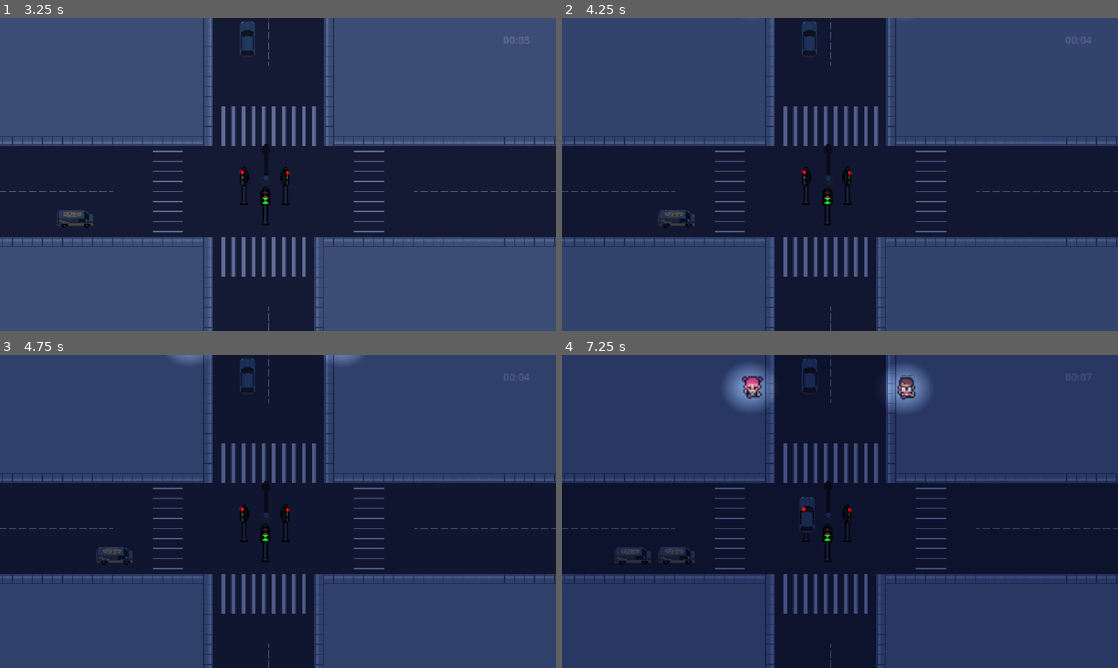
Above: before the commit, frames 1-4 (two rows, left to right).
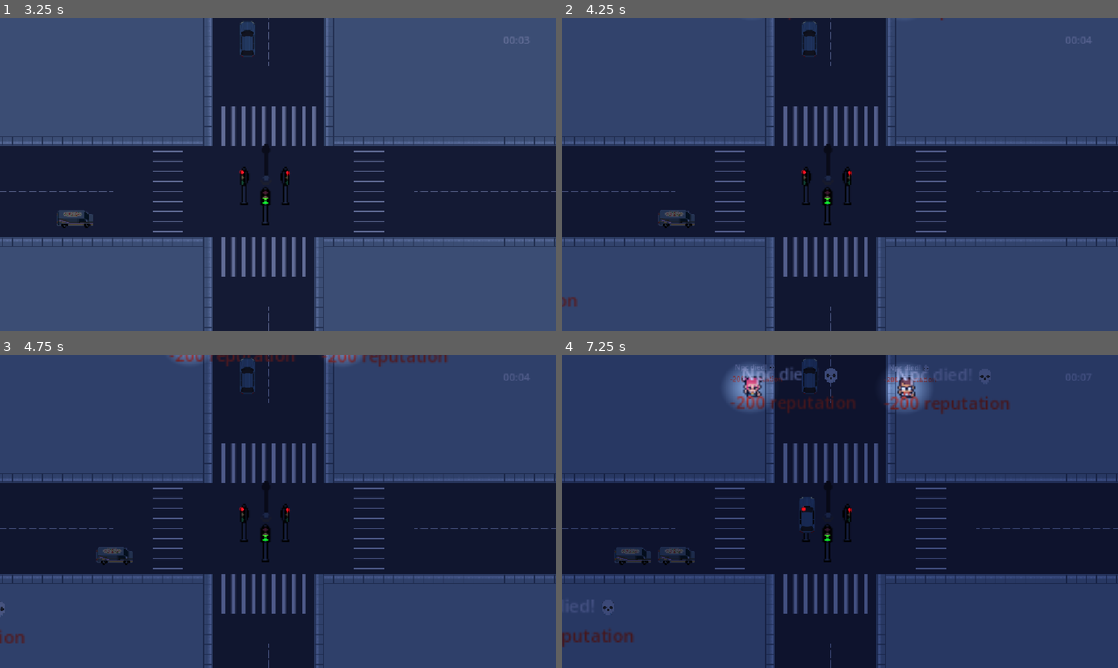
Above: after the commit, the same moments.

Repository: lafgo-fc/game-jam-repoooo
Game: Godot game, scene res://scne/test_one.tscn
The game is run twice, just before and just after one commit, with the same random seed, the same clock (stepped at 60 frames per second) and the same inputs.
Inputs:
- Up to frame 1 (3.25 s): tap Enter (ui_accept) at 0.5, 0.77, 1.25, 1.52, 3.02 s; hold R (traffic control right and left) from 0.53 s (still down)
- Up to frame 2 (4.25 s): keep holding R (traffic control right and left); tap Enter (ui_accept) at 3.77 s
- Up to frame 3 (4.75 s): keep holding R (traffic control right and left); tap Enter (ui_accept) at 4.52 s
- Up to frame 4 (7.25 s): keep holding R (traffic control right and left); tap Enter (ui_accept) at 6.02, 6.77 s

Frame 1 is identical in both runs. In frame 2, less than 0.1% of the frame differs, in the area x 0-69%, y 0-93%; in frame 3, 0.6%; in frame 4, 1.7%, in the area x 0-81%, y 3-94%.
Error after the commit: Attempt to call function 'hide' in base 'null instance' on a null instance. (res://scne/pedestians.gd:457)

Commit message:
changes in label logic

Diff:
--- a/control.gd
+++ b/control.gd
@@ -3,8 +3,7 @@
 
 # Called when the node enters the scene tree for the first time.
 func _ready() -> void:
-	scale = Vector2(0.7,0.7)
-	modulate.a = 0.0
+	pass
 
 
 # Called every frame. 'delta' is the elapsed time since the previous frame.
--- a/scne/pedestians.gd
+++ b/scne/pedestians.gd
@@ -43,6 +43,7 @@
 var avoid_time : float = 0.0
 
 var reached_pt : Marker2D
+var collided_npc : Node2D = null
 
 
 # constants
@@ -393,6 +394,7 @@
 	if body != self and body.is_in_group("npc"):
 
 		other_npc = body
+		collided_npc = body
 
 		different_directional_npc = false
 
@@ -415,8 +417,12 @@
 
 			other_npc = null
 			different_directional_npc = false
+
 			avoiding = false
 			avoid_time = 0.0
+	if body == collided_npc:
+		collided_npc = null
+		death_label.hide()
 
 
 # --------------------------------
@@ -442,9 +448,10 @@
 
 # func to perform npc collision things
 func npc_collision():
-	if GameData.npc_collided:
+	if collided_npc != null:
+		GameData.reputation -= 100
 		print("npc collided")
-		GameData.reputation = GameData.reputation - 200
 		death_label.show()
+		death_label.global_position = collided_npc.global_position
 	else:
 		death_label.hide()
--- a/scne/pedestians.tscn
+++ b/scne/pedestians.tscn
@@ -1638,54 +1638,89 @@
 animation = &"top"
 frame_progress = 0.47326368
 
+[node name="Control" parent="npc 1" unique_id=1635713520 instance=ExtResource("8_yt22a")]
+offset_left = -13.499998
+offset_top = -14.390976
+offset_right = 26.500002
+offset_bottom = 25.609024
+scale = Vector2(0.7, 0.7)
+
 [node name="npc 2" type="AnimatedSprite2D" parent="." unique_id=1958349776]
 position = Vector2(0.25000072, -5.2500005)
 scale = Vector2(2.34375, 2.40625)
 sprite_frames = SubResource("SpriteFrames_454ae")
 animation = &"idle top"
 
-[node name="npc 3" type="AnimatedSprite2D" parent="." unique_id=1103112919]
-scale = Vector2(2.5, 2.5)
-sprite_frames = SubResource("SpriteFrames_xnp0m")
-animation = &"idle front"
-
-[node name="npc 4" type="AnimatedSprite2D" parent="." unique_id=518088500]
-scale = Vector2(2.5, 2.5)
-sprite_frames = SubResource("SpriteFrames_xi4lh")
-animation = &"idle top"
-
-[node name="npc 5" type="AnimatedSprite2D" parent="." unique_id=1794136208]
-scale = Vector2(2.4, 2.4)
-sprite_frames = SubResource("SpriteFrames_wmd7k")
-animation = &"idle front"
-
-[node name="npc 6" type="AnimatedSprite2D" parent="." unique_id=1197517645]
-scale = Vector2(2.4, 2.4)
-sprite_frames = SubResource("SpriteFrames_n1mkj")
-animation = &"idle front"
-
-[node name="Area2D" type="Area2D" parent="." unique_id=262601416]
-
-[node name="CollisionShape2D" type="CollisionShape2D" parent="Area2D" unique_id=859310292]
-position = Vector2(1, -4)
-shape = SubResource("CircleShape2D_74c84")
-
-[node name="CollisionShape2D" type="CollisionShape2D" parent="." unique_id=741942514]
-position = Vector2(0, -4)
-scale = Vector2(2.6666667, 2.2931035)
-shape = SubResource("CapsuleShape2D_gdw26")
-
-[node name="PointLight2D" type="PointLight2D" parent="." unique_id=748906987]
-position = Vector2(-1, -5.000001)
-scale = Vector2(1.9583334, 1.7559267)
-texture = SubResource("GradientTexture2D_74c84")
-
-[node name="Control" parent="." unique_id=1635713520 instance=ExtResource("8_yt22a")]
+[node name="Control2" parent="." unique_id=1444336778 instance=ExtResource("8_yt22a")]
 offset_left = -35.999996
 offset_top = -39.999996
 offset_right = 4.000004
 offset_bottom = 3.8146973e-06
 scale = Vector2(0.7, 0.7)
 
+[node name="npc 3" type="AnimatedSprite2D" parent="." unique_id=1103112919]
+scale = Vector2(2.5, 2.5)
+sprite_frames = SubResource("SpriteFrames_xnp0m")
+animation = &"idle front"
+
+[node name="Control3" parent="npc 3" unique_id=640970795 instance=ExtResource("8_yt22a")]
+offset_left = -14.399998
+offset_top = -15.999997
+offset_right = 25.600002
+offset_bottom = 24.000004
+scale = Vector2(0.7, 0.7)
+
+[node name="npc 4" type="AnimatedSprite2D" parent="." unique_id=518088500]
+scale = Vector2(2.5, 2.5)
+sprite_frames = SubResource("SpriteFrames_xi4lh")
+animation = &"idle top"
+
+[node name="Control4" parent="npc 4" unique_id=1142405070 instance=ExtResource("8_yt22a")]
+offset_left = -14.399998
+offset_top = -15.999997
+offset_right = 25.600002
+offset_bottom = 24.000004
+scale = Vector2(0.7, 0.7)
+
+[node name="npc 5" type="AnimatedSprite2D" parent="." unique_id=1794136208]
+scale = Vector2(2.4, 2.4)
+sprite_frames = SubResource("SpriteFrames_wmd7k")
+animation = &"idle front"
+
+[node name="Control5" parent="npc 5" unique_id=2040445164 instance=ExtResource("8_yt22a")]
+offset_left = -14.999998
+offset_top = -16.666664
+offset_right = 25.000002
+offset_bottom = 23.333336
+scale = Vector2(0.7, 0.7)
+
+[node name="npc 6" type="AnimatedSprite2D" parent="." unique_id=1197517645]
+scale = Vector2(2.4, 2.4)
+sprite_frames = SubResource("SpriteFrames_n1mkj")
+animation = &"idle front"
+
+[node name="Control6" parent="npc 6" unique_id=117802568 instance=ExtResource("8_yt22a")]
+offset_left = -14.999998
+offset_top = -16.666664
+offset_right = 25.000002
+offset_bottom = 23.333336
+scale = Vector2(0.7, 0.7)
+
+[node name="Area2D" type="Area2D" parent="." unique_id=262601416]
+
+[node name="CollisionShape2D" type="CollisionShape2D" parent="Area2D" unique_id=859310292]
+position = Vector2(1, -4)
+shape = SubResource("CircleShape2D_74c84")
+
+[node name="CollisionShape2D" type="CollisionShape2D" parent="." unique_id=741942514]
+position = Vector2(0, -4)
+scale = Vector2(2.6666667, 2.2931035)
+shape = SubResource("CapsuleShape2D_gdw26")
+
+[node name="PointLight2D" type="PointLight2D" parent="." unique_id=748906987]
+position = Vector2(-1, -5.000001)
+scale = Vector2(1.9583334, 1.7559267)
+texture = SubResource("GradientTexture2D_74c84")
+
 [connection signal="body_entered" from="Area2D" to="." method="_on_area_2d_body_entered"]
 [connection signal="body_exited" from="Area2D" to="." method="_on_area_2d_body_exited"]
